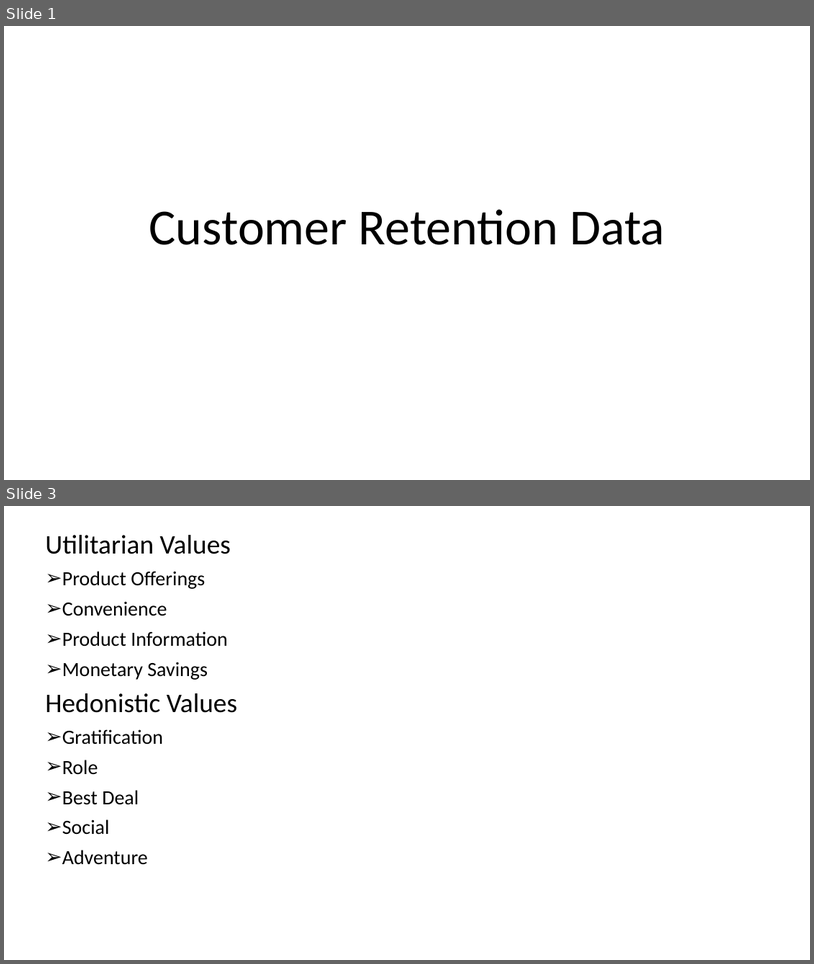
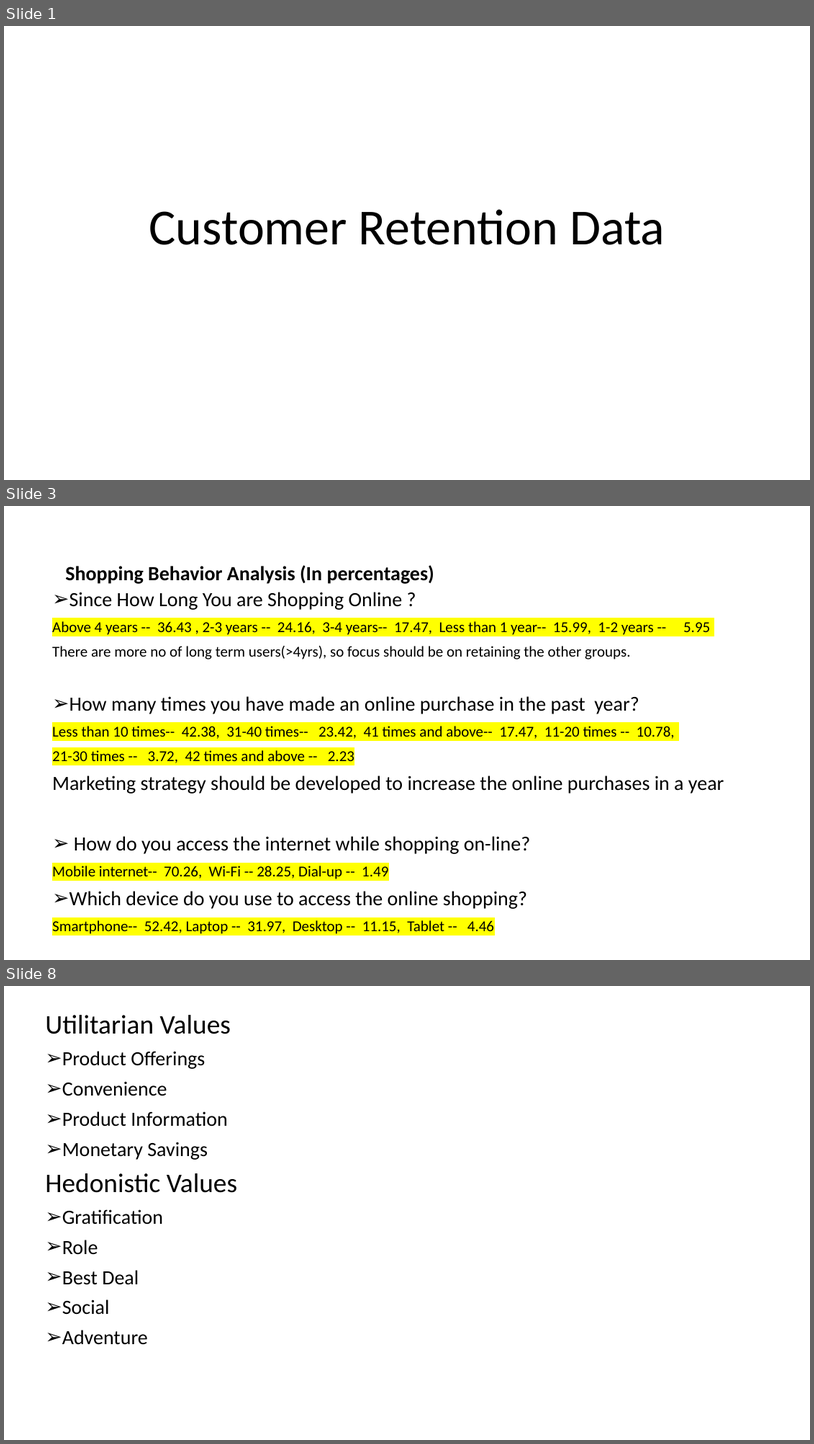
Before and after one commit to swathidamera/Internship, a slide deck: customer retention.ppt.pptx. Shown one above the other, each under a label of ours: slides 1 and 3 before the commit, slides 1, 3 and 8 after it; the slides between them are not shown. The pictures are 814x964 and 814x1444 pixels, drawn with LibreOffice and Linux fonts; fonts in the diff are those of the drawing. Boxes give left, top, right and bottom in pixels: in the first picture for what was removed or moved away, otherwise in the second. Text is boxed around its words. In the diff, an @@ line names an element or a change of style, - is before the commit and + after.

```diff
--- a/customer retention.ppt.pptx
+++ b/customer retention.ppt.pptx
@@ slide 3 added at bbox=[4, 506, 810, 960], background #FFFFFF @@
@@ title added at bbox=[65, 565, 435, 584], 24 pt, text #000000, bold @@
+Shopping Behavior Analysis (In percentages)
@@ text added at bbox=[52, 592, 724, 936], 18 pt, text #000000 @@
+➢ Since How Long You are Shopping Online ?
+Above 4 years -- 36.43 , 2-3 years -- 24.16, 3-4 years-- 17.47, Less than 1 year-- 15.99, 1-2 years -- 5.95
+There are more no of long term users(>4yrs), so focus should be on retaining the other groups.
+➢ How many times you have made an online purchase in the past year?
+Less than 10 times-- 42.38, 31-40 times-- 23.42, 41 times and above-- 17.47, 11-20 times -- 10.78,
+21-30 times -- 3.72, 42 times and above -- 2.23
+Marketing strategy should be developed to increase the online purchases in a year
+➢ How do you access the internet while shopping on-line?
+Mobile internet-- 70.26, Wi-Fi -- 28.25, Dial-up -- 1.49
+➢ Which device do you use to access the online shopping?
+Smartphone-- 52.42, Laptop -- 31.97, Desktop -- 11.15, Tablet -- 4.46
@@ what was slide 3 is now slide 8 @@
```
Also in this commit, not shown: 5 slides changed, 6 other slides added.
